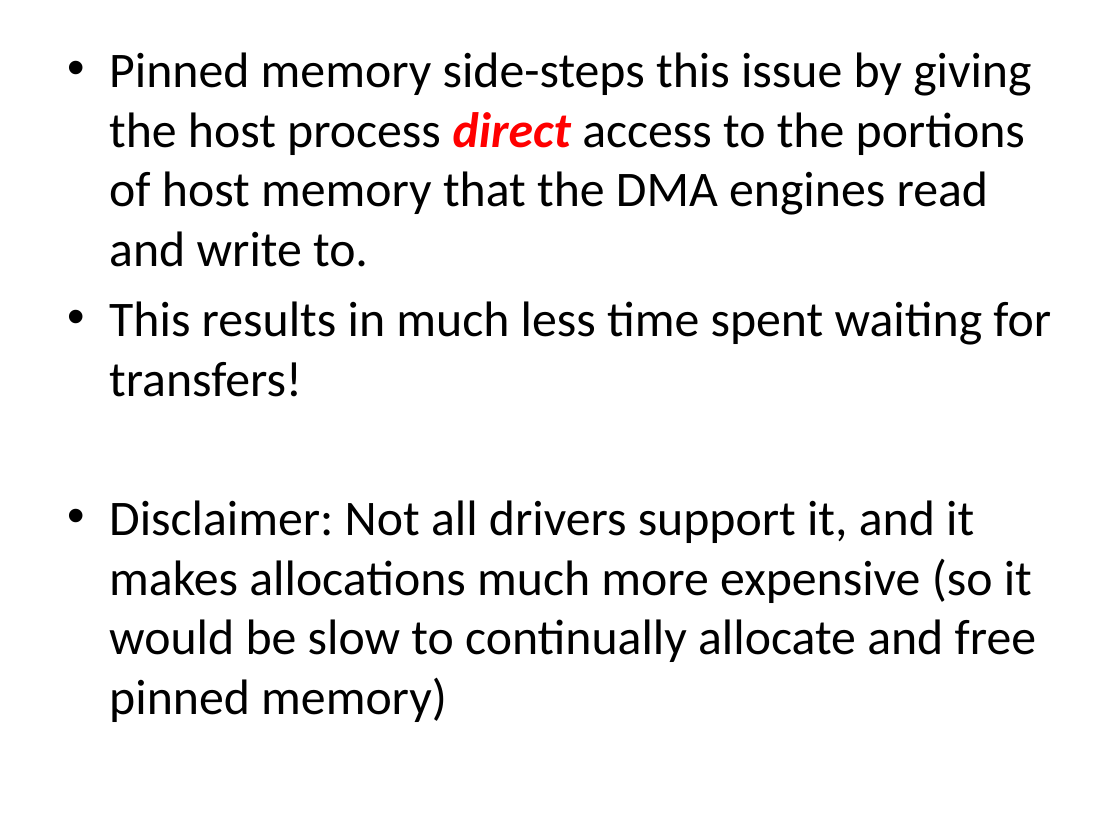
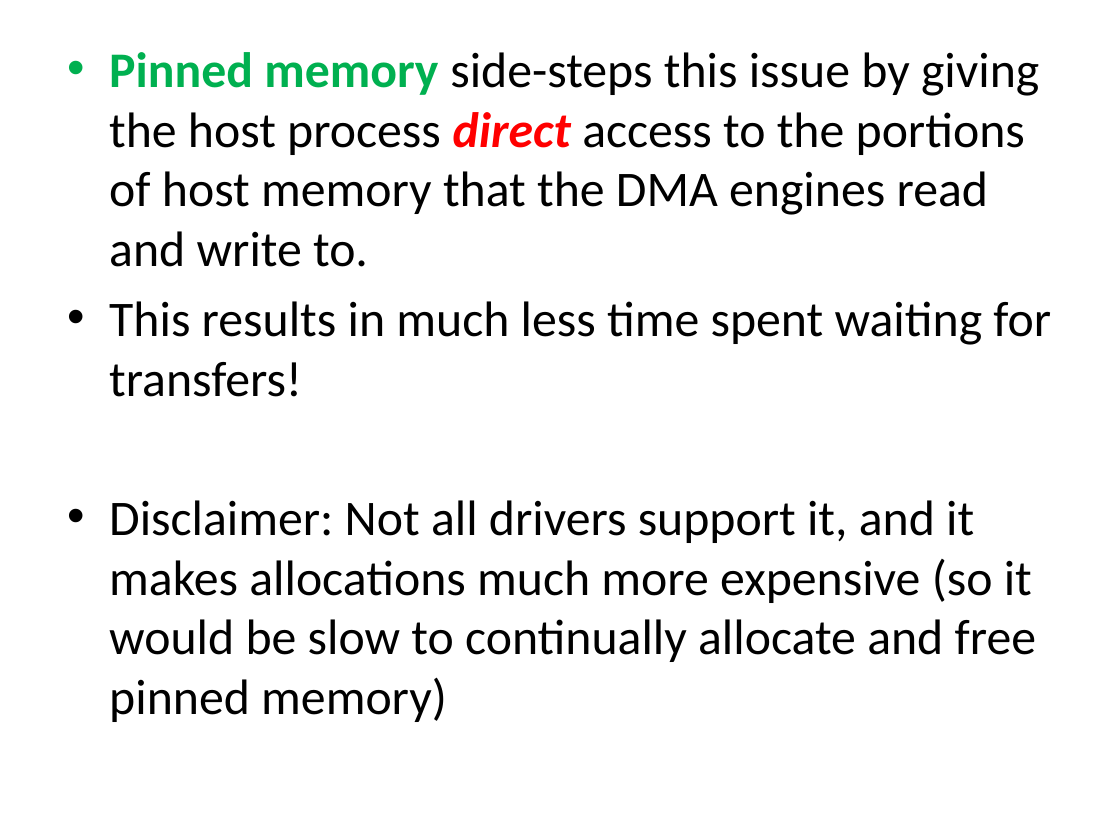
Before and after one commit to UoB-HPC/opencl-training-code, a slide deck: slide 22 of slides/advanced_part1.pptx. Drawn at 1120x840 pixels with LibreOffice and Linux fonts; fonts in the diff are those of the drawing. Boxes give left, top, right and bottom in pixels: in the first picture for what was removed or moved away, otherwise in the second. Text is boxed around its words. In the diff, an @@ line names an element or a change of style, - is before the commit and + after.

```diff
--- a/slides/advanced_part1.pptx
+++ b/slides/advanced_part1.pptx
@@ text at [109,52,1039,267]: text colour #000000 to #00B050, bold on in "Pinned memory" @@
```
Also in this commit, not shown: 12 other slides changed.
